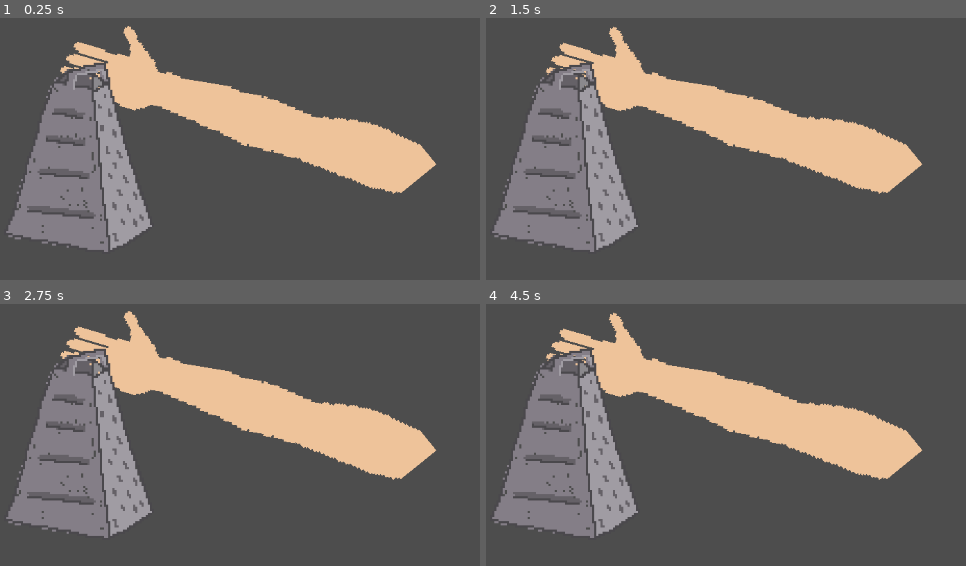
Above: before the commit, frames 1-4 (two rows, left to right).
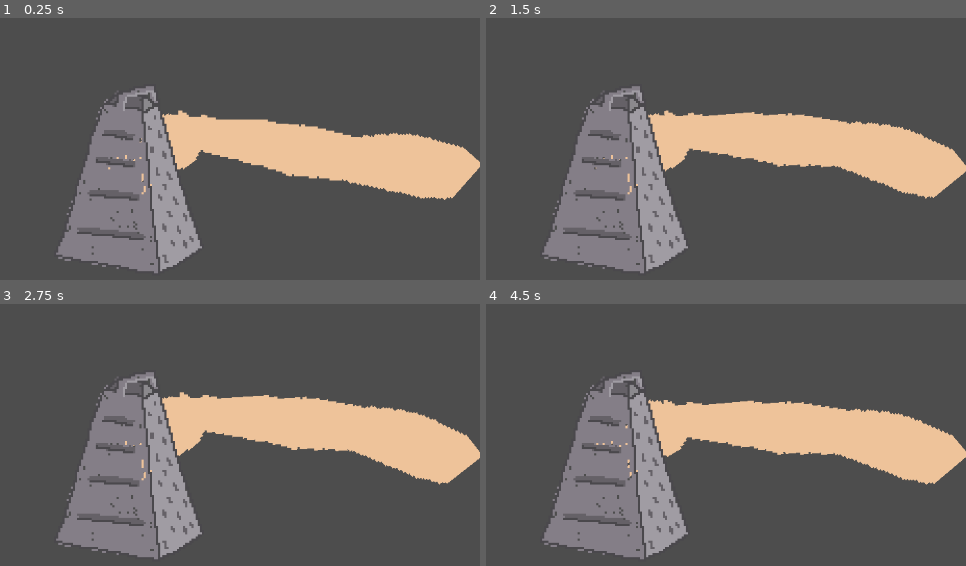
Above: after the commit, the same moments.

Repository: PeaceMonster/EpicWe-Gamejam2024
Game: Godot game, scene res://scenes/main.tscn
Same seed, same stepped clock (60 frames per second), same inputs: the game is played once before the commit and once after it.
Inputs (mouse positions are in pixels of both pictures, inside the frame that each line leads up to):
- Up to frame 1 (0.25 s): no input
- Up to frame 2 (1.5 s): move the mouse to (610, 169) at 0.52 s; tap Enter at 1.25 s; move the mouse to (524, 172) at 1.27 s
- Up to frame 3 (2.75 s): tap Space at 2 s; move the mouse to (100, 450) at 2.02 s
- Up to frame 4 (4.5 s): tap Enter at 2.75, 4.25 s; move the mouse to (558, 463) at 2.77 s; tap Space at 3.5 s; move the mouse to (625, 463) at 3.52 s; move the mouse to (505, 453) at 4.27 s

The runs differ from the first frame. In frame 1, 30% of the frame differs, in the area x 1-100%, y 3-98%; in frame 2, 28%; in frame 3, 28%; in frame 4, 29%.

Commit message:
Starrting to spawn things

Diff:
--- a/scenes/VisualArm2/visual_arm_2.tscn
+++ b/scenes/VisualArm2/visual_arm_2.tscn
@@ -58,6 +58,7 @@
 auto_calculate_length_and_angle = false
 length = 47.0106
 bone_angle = -1.21888
+metadata/_local_pose_override_enabled_ = true
 
 [node name="Sprite2D" type="Sprite2D" parent="Skeleton2D/Bone2D"]
 position = Vector2(84, 30)
@@ -70,6 +71,7 @@
 auto_calculate_length_and_angle = false
 length = 81.0062
 bone_angle = 0.707319
+metadata/_local_pose_override_enabled_ = true
 
 [node name="Sprite2D" type="Sprite2D" parent="Skeleton2D/Bone2D/Bone2D"]
 position = Vector2(39, 5)
@@ -82,6 +84,7 @@
 auto_calculate_length_and_angle = false
 length = 38.239
 bone_angle = 0.0
+metadata/_local_pose_override_enabled_ = true
 
 [node name="Sprite2D" type="Sprite2D" parent="Skeleton2D/Bone2D/Bone2D/Bone2D"]
 position = Vector2(-44, -2)
@@ -89,8 +92,11 @@
 texture = ExtResource("3_b88la")
 
 [node name="Bone2D" type="Bone2D" parent="Skeleton2D/Bone2D/Bone2D/Bone2D"]
-position = Vector2(44, 0)
+position = Vector2(22.0366, -0.470367)
+rotation = 2.10069
+scale = Vector2(0.999994, 0.999994)
 rest = Transform2D(1, 0, 0, 1, 44, 0)
+metadata/_local_pose_override_enabled_ = true
 
 [node name="Marker2D" type="Marker2D" parent="."]
 visible = false
--- a/scenes/main.gd
+++ b/scenes/main.gd
@@ -7,6 +7,7 @@
 
 # Called when the node enters the scene tree for the first time.
 func _ready() -> void:
+	var next_object = subjects[index].instantiate()
 	pass # Replace with function body.
 
 
--- a/scenes/main.tscn
+++ b/scenes/main.tscn
@@ -1,23 +1,33 @@
-[gd_scene load_steps=5 format=3 uid="uid://lduf66oqur7l"]
+[gd_scene load_steps=12 format=3 uid="uid://lduf66oqur7l"]
 
 [ext_resource type="PackedScene" uid="uid://cmdhyn1vg17rh" path="res://scenes/VisualArm2/visual_arm_2.tscn" id="1_2u1ck"]
 [ext_resource type="PackedScene" uid="uid://ch0ukib0edke5" path="res://scenes/grater.tscn" id="1_sicte"]
 [ext_resource type="Script" path="res://scenes/main.gd" id="1_yymtn"]
+[ext_resource type="PackedScene" uid="uid://cuc5i8tvyxpg1" path="res://scenes/Fruit/onion.tscn" id="2_0khw6"]
+[ext_resource type="PackedScene" uid="uid://cj8j80gyotjr4" path="res://scenes/Fruit/cucumber.tscn" id="3_lqxpi"]
+[ext_resource type="PackedScene" uid="uid://c1k5qd1ap6o6o" path="res://scenes/Fruit/banana.tscn" id="3_taqu3"]
 [ext_resource type="PackedScene" uid="uid://0e5avvpsk4dp" path="res://scenes/MouseTarget/mouse_target.tscn" id="5_mli8h"]
+[ext_resource type="PackedScene" uid="uid://c4028wfe8aykd" path="res://scenes/Fruit/meat.tscn" id="5_qm23h"]
+[ext_resource type="PackedScene" uid="uid://cobr0rixlp10j" path="res://scenes/Fruit/fish.tscn" id="6_74t0m"]
+[ext_resource type="PackedScene" uid="uid://8fqgluqgr5i8" path="res://scenes/Fruit/beer.tscn" id="7_5l8km"]
+[ext_resource type="PackedScene" uid="uid://2kym6jgtl4o0" path="res://scenes/Fruit/puppy.tscn" id="8_pfeih"]
 
 [node name="Main" type="Node2D"]
 texture_filter = 1
 script = ExtResource("1_yymtn")
+subjects = Array[PackedScene]([ExtResource("2_0khw6"), ExtResource("3_taqu3"), ExtResource("3_lqxpi"), ExtResource("5_qm23h"), ExtResource("6_74t0m"), ExtResource("7_5l8km"), ExtResource("8_pfeih")])
 
 [node name="VisualArm2" parent="." node_paths=PackedStringArray("ik_target") instance=ExtResource("1_2u1ck")]
-position = Vector2(1045, 314)
+position = Vector2(1112, 321)
 scale = Vector2(3, 3)
 ik_target = NodePath("../MouseTarget")
 
 [node name="MouseTarget" parent="." instance=ExtResource("5_mli8h")]
+position = Vector2(694, 309)
 
 [node name="Grater" parent="." instance=ExtResource("1_sicte")]
-position = Vector2(592, 290)
+position = Vector2(664, 321)
 scale = Vector2(3, 3)
 
 [node name="SpawnPoint" type="Marker2D" parent="."]
+position = Vector2(888, 543)
